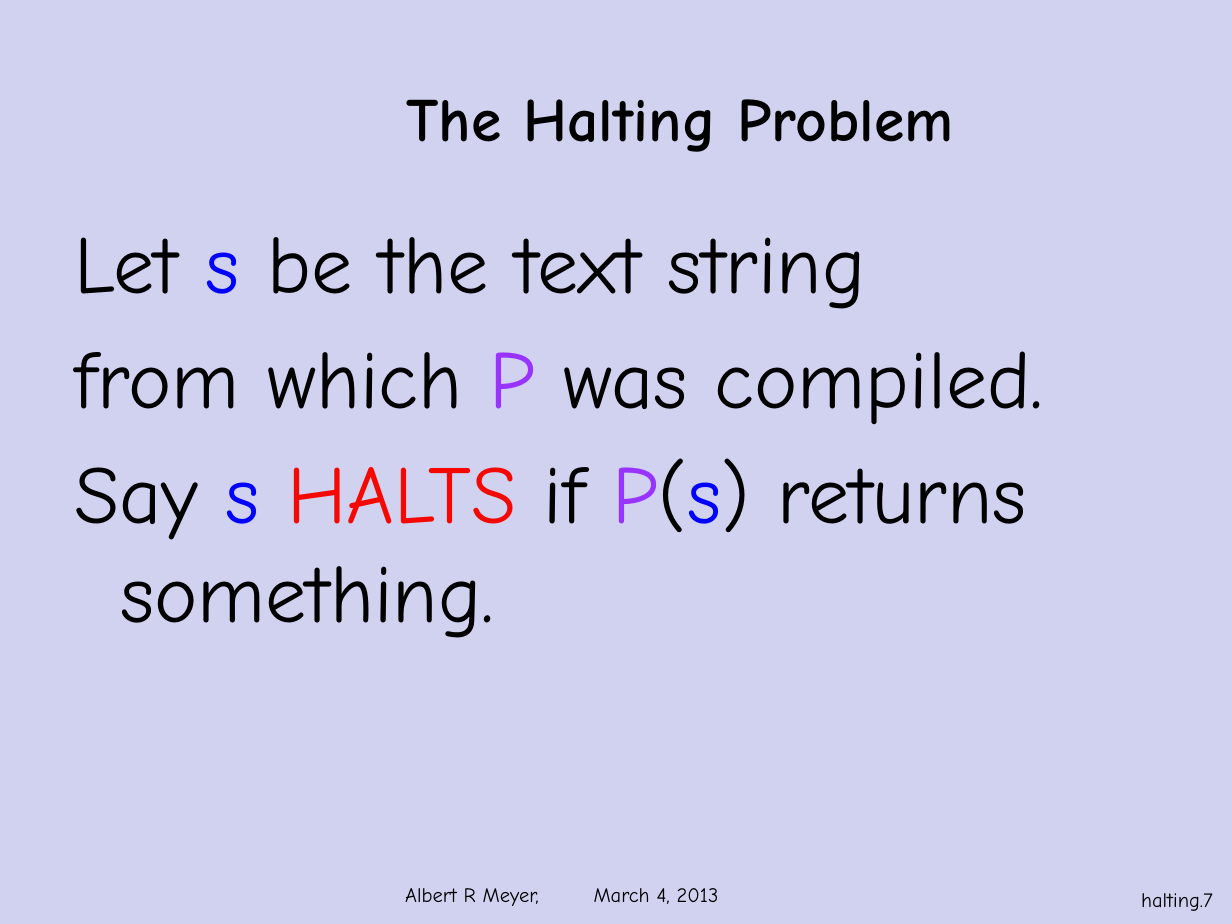
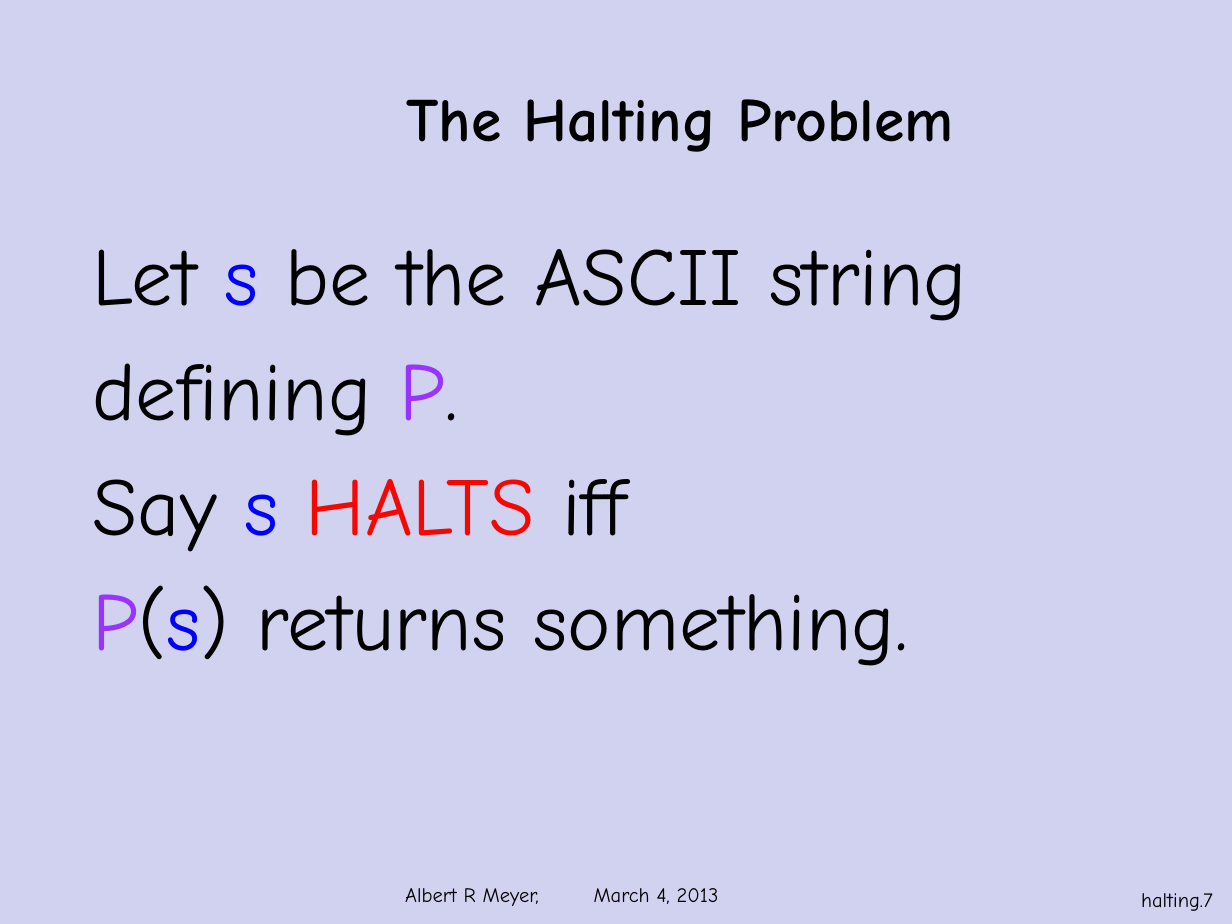
Before and after one commit to armeyer/mcs_web, a slide deck: slide 7 of spring13/slides13/halting-problem-no-diagram.pptx. Drawn at 1232x924 pixels with LibreOffice and Linux fonts; fonts in the diff are those of the drawing; background and template pictures are left out. Boxes give left, top, right and bottom in pixels: in the first picture for what was removed or moved away, otherwise in the second. Text is boxed around its words. In the diff, an @@ line names an element or a change of style, - is before the commit and + after.

Commit message:
edit halting-problem slides

```diff
--- a/spring13/slides13/halting-problem-no-diagram.pptx
+++ b/spring13/slides13/halting-problem-no-diagram.pptx
@@ text at (92, 249, 968, 666): text changed @@
-Let s be the text string
-from which P was compiled.
-Say s HALTS if P(s) returns something.
+Let s be the ASCII string
+defining P.
+Say s HALTS iff
+P(s) returns something.
```
Also in this commit, not shown: 14 other slides changed, 1 other file.
